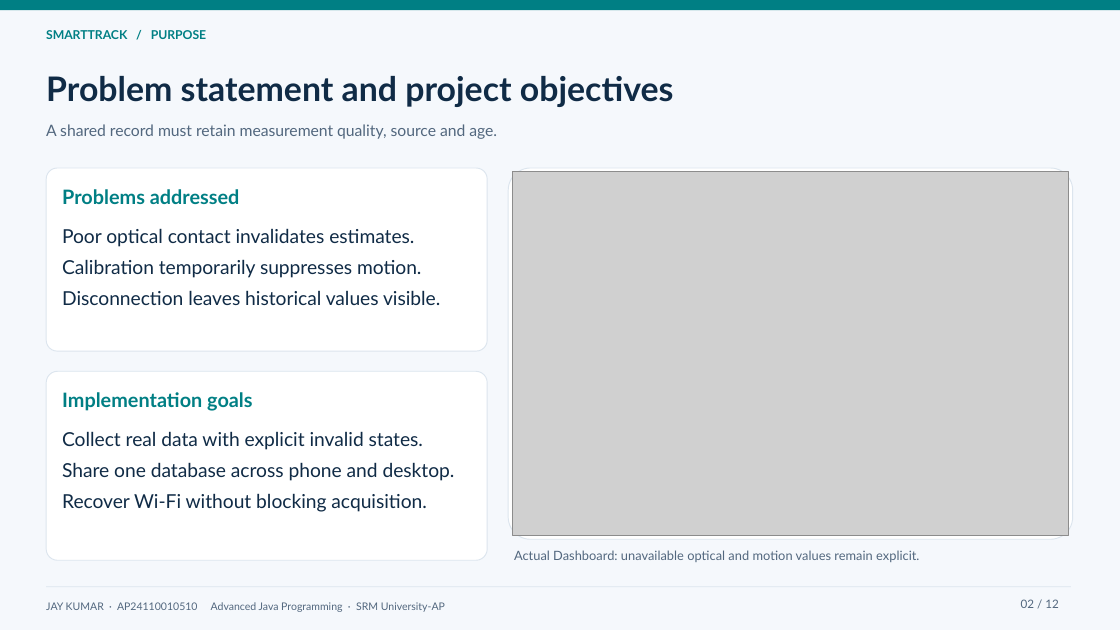
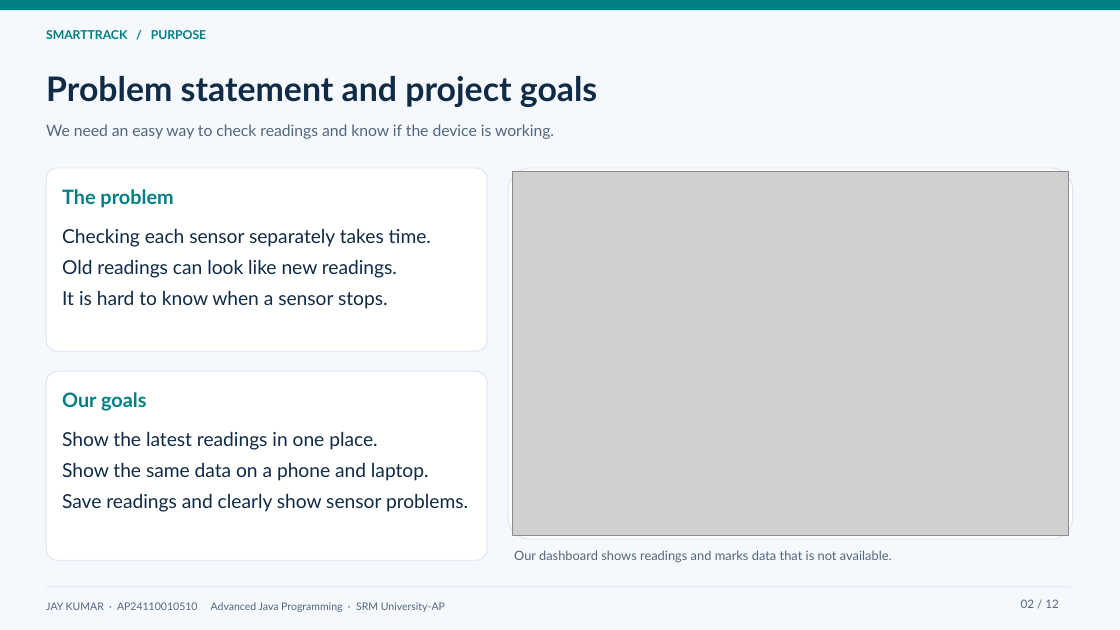
Before and after one commit to Jaykumar-Inc/SmartTrack, a slide deck: slide 2 of presentation/SmartTrack_Project_Presentation.pptx. Drawn at 1120x630 pixels with LibreOffice and Linux fonts; fonts in the diff are those of the drawing; grey boxes stand for pictures. Boxes give left, top, right and bottom in pixels: in the first picture for what was removed or moved away, otherwise in the second. Text is boxed around its words. In the diff, an @@ line names an element or a change of style, - is before the commit and + after.

```diff
--- a/presentation/SmartTrack_Project_Presentation.pptx
+++ b/presentation/SmartTrack_Project_Presentation.pptx
@@ text at [46,76,597,107]: text changed @@
-Problem statement and project objectives
+Problem statement and project goals
@@ text at [46,124,554,139]: text changed @@
-A shared record must retain measurement quality, source and age.
+We need an easy way to check readings and know if the device is working.
@@ text at [62,189,173,208]: text changed @@
-Problems addressed
+The problem
@@ text at [62,228,431,309]: text changed @@
-Poor optical contact invalidates estimates.
-Calibration temporarily suppresses motion.
-Disconnection leaves historical values visible.
+Checking each sensor separately takes time.
+Old readings can look like new readings.
+It is hard to know when a sensor stops.
@@ text at [62,392,146,411]: text changed @@
-Implementation goals
+Our goals
@@ text at [62,431,468,512]: text changed @@
-Collect real data with explicit invalid states.
-Share one database across phone and desktop.
-Recover Wi-Fi without blocking acquisition.
+Show the latest readings in one place.
+Show the same data on a phone and laptop.
+Save readings and clearly show sensor problems.
@@ text at [514,550,892,563]: text changed @@
-Actual Dashboard: unavailable optical and motion values remain explicit.
+Our dashboard shows readings and marks data that is not available.
```
Also in this commit, not shown: 5 other files.
